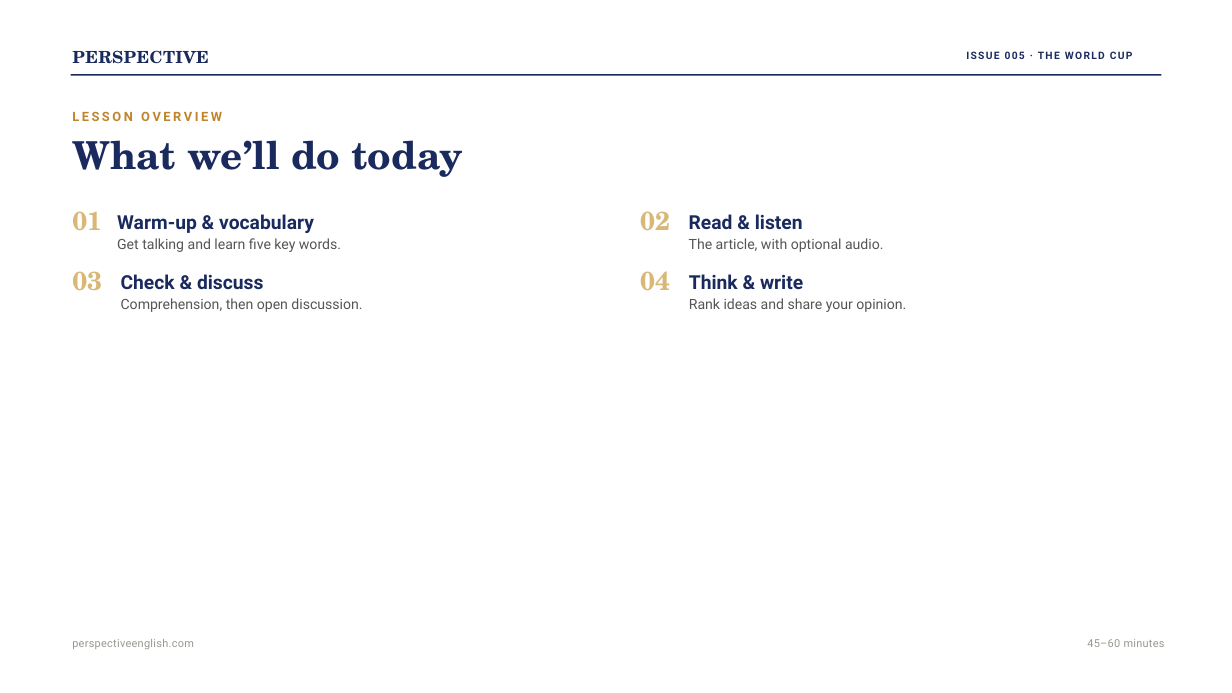
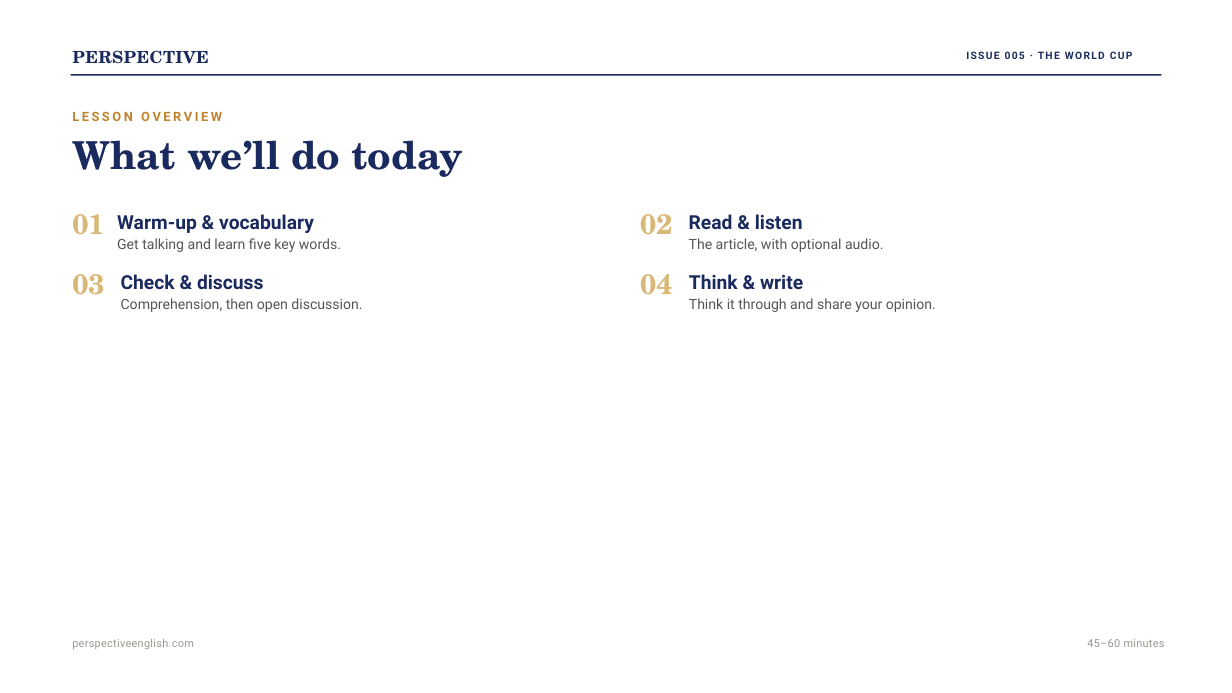
Before and after one commit to Swinka85/perspective-english, a slide deck: slide 2 of downloads/issue005-ppt.pptx. Drawn at 1232x693 pixels with LibreOffice and Linux fonts; fonts in the diff are those of the drawing. Boxes give left, top, right and bottom in pixels: in the first picture for what was removed or moved away, otherwise in the second. Text is boxed around its words. In the diff, an @@ line names an element or a change of style, - is before the commit and + after.

```diff
--- a/downloads/issue005-ppt.pptx
+++ b/downloads/issue005-ppt.pptx
@@ size 30.5 to 33 pt; line spacing 0.8 to 0.89 in 4 elements at bbox=[72, 214, 104, 235], bbox=[640, 214, 672, 235], bbox=[72, 274, 104, 295], bbox=[640, 274, 672, 295] @@
@@ text at bbox=[689, 298, 936, 312]: text changed @@
-Rank ideas and share your opinion.
+Think it through and share your opinion.
```
Also in this commit, not shown: 14 other slides changed, 5 other files.
